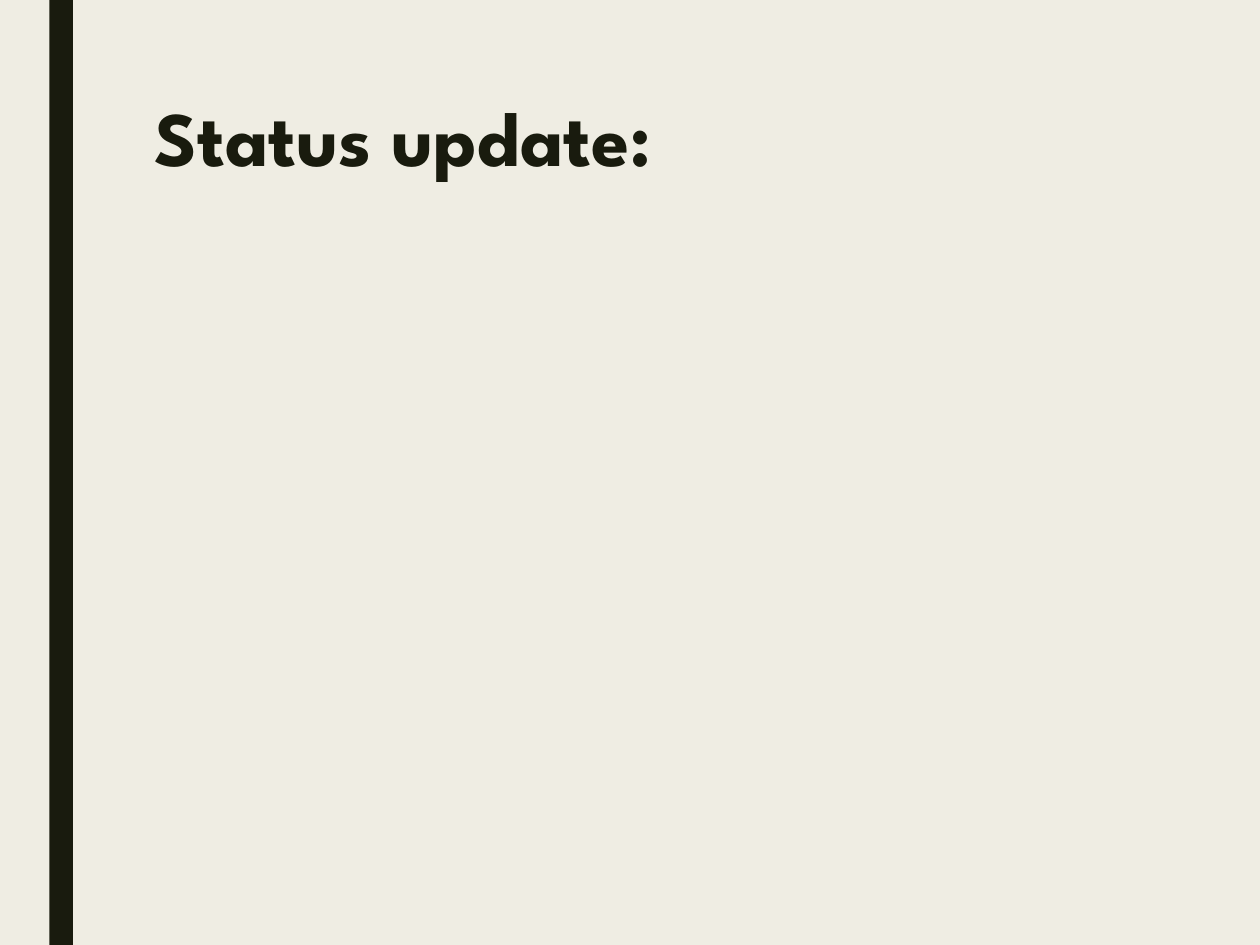
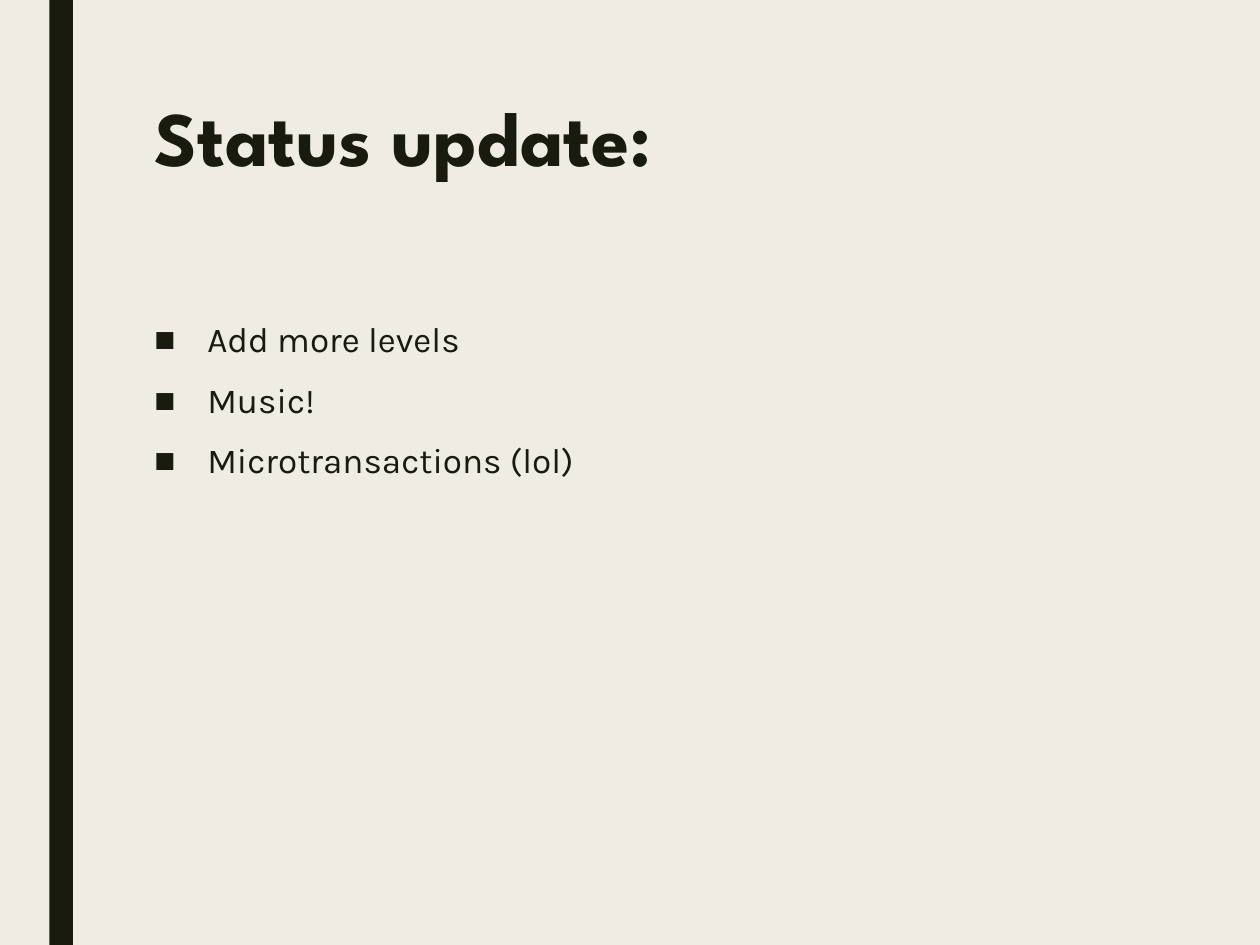
Before and after one commit to SamChami/Tongue-and-Cheek, a slide deck: slide 8 of docs/TongueAndCheek.pptx. Drawn at 1260x945 pixels with LibreOffice and Linux fonts; fonts in the diff are those of the drawing. Boxes give left, top, right and bottom in pixels: in the first picture for what was removed or moved away, otherwise in the second. Text is boxed around its words. In the diff, an @@ line names an element or a change of style, - is before the commit and + after.

Commit message:
Added text to PowerPoint for presentation

```diff
--- a/docs/TongueAndCheek.pptx
+++ b/docs/TongueAndCheek.pptx
@@ text added at <box>207,328,574,477</box>, 20 pt, text #191B0E @@
+■ Add more levels
+■ Music!
+■ Microtransactions (lol)
```
Also in this commit, not shown: 4 other slides changed.
